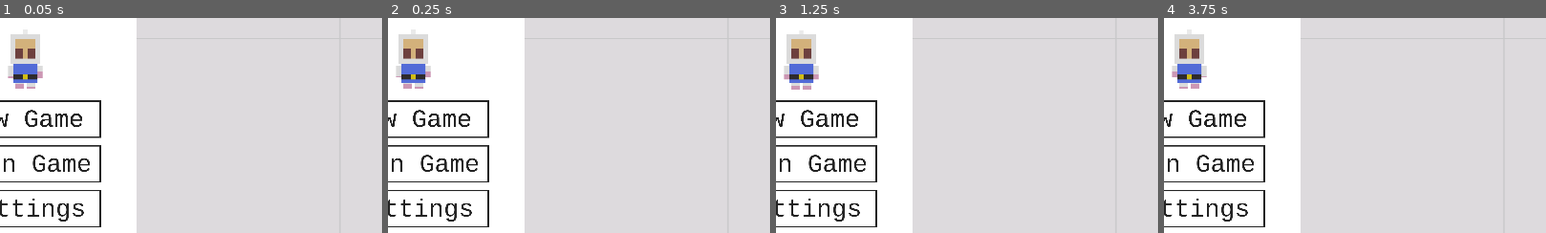
Above: before the commit, frames 1-4 (left to right).
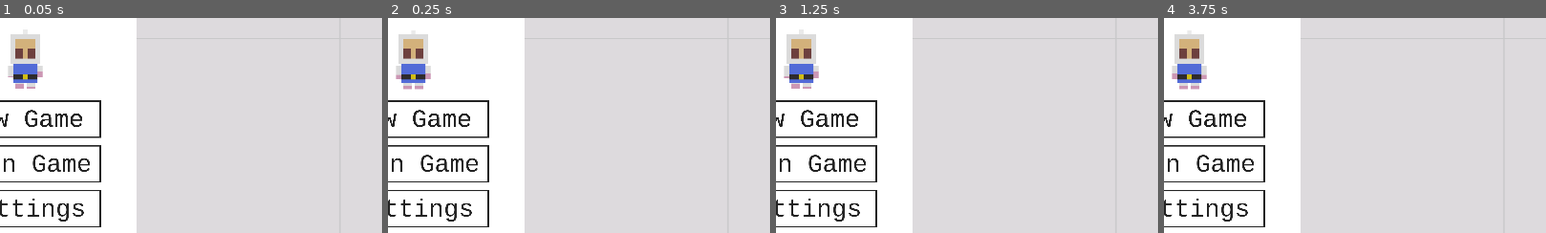
Above: after the commit, the same moments.

Repository: AmarOk1412/Eksplode.re
Game: Godot game, scene res://Lobby.tscn
Two runs of this game, one before a commit and one after it. Both use one fixed random seed, a clock stepped at 60 frames per second and the inputs below. Sound files missing from this copy of the repository are replaced by a short silence.
Inputs (mouse positions are % of the whole screen's width and height, from its top left):
- Up to frame 1 (0.05 s): no input
- Up to frame 2 (0.25 s): no input
- Up to frame 3 (1.25 s): tap Enter (ui_accept) at 0.5, 0.77 s; hold Right (ui_right) from 0.53 s (still down)
- Up to frame 4 (3.75 s): release Right (ui_right) at 1.25 s; click (50, 37) at 1.25 s; click (85, 81) at 2 s; click (85, 81) at 2.75 s; click (85, 19) at 3.5 s
The pictures show only the part of the screen within x 47-97%, y 14-64%; the shares and areas given below are measured in that part.

The runs differ from the first frame. In frame 1, less than 0.1% of the frame differs, in the area x 2-12%, y 27-28%; in frame 2, 0.1%; in frame 3, 0.1%, in the area x 2-12%, y 24-34%; in frame 4, 0.1%.
Error in both runs: Assertion failed. (res://gamestate.gd:86)

Commit message:
misc: fix sound in game + bomb sprite offset

Diff:
--- a/Bomb.tscn
+++ b/Bomb.tscn
@@ -27,6 +27,7 @@
 script = ExtResource( 1 )
 
 [node name="AnimBomb" type="AnimatedSprite" parent="."]
+position = Vector2( 1.19162, 14.6969 )
 frames = SubResource( 1 )
 animation = "Bomb"
 
@@ -58,6 +59,7 @@
 one_way_collision_margin = 0.0
 
 [node name="Raycasts" type="Node2D" parent="."]
+visible = false
 
 [node name="East" type="RayCast2D" parent="Raycasts"]
 enabled = true
@@ -80,6 +82,7 @@
 collide_with_areas = true
 
 [node name="Area2D" type="Area2D" parent="."]
+visible = false
 collision_layer = 2
 collision_mask = 2
 
--- a/Lobby.gd
+++ b/Lobby.gd
@@ -142,4 +142,5 @@
 	get_tree().set_network_peer(null)
 
 func _on_LobbySound_finished():
-	$LobbySound.play()
+	if self.is_visible_in_tree():
+		$LobbySound.play()
--- a/Lobby.tscn
+++ b/Lobby.tscn
@@ -123,7 +123,7 @@
 position = Vector2( 150, 70 )
 scale = Vector2( 0.33, 0.33 )
 frames = SubResource( 3 )
-frame = 2
+frame = 4
 playing = true
 
 [node name="Settings" type="Panel" parent="."]
